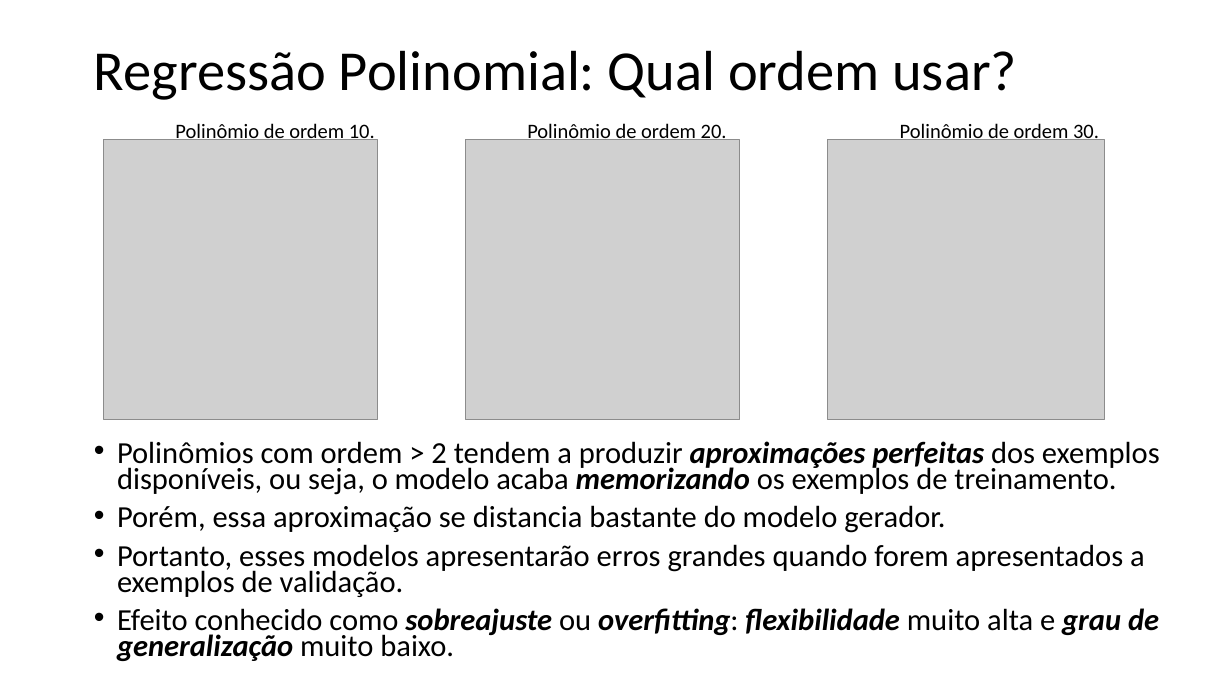
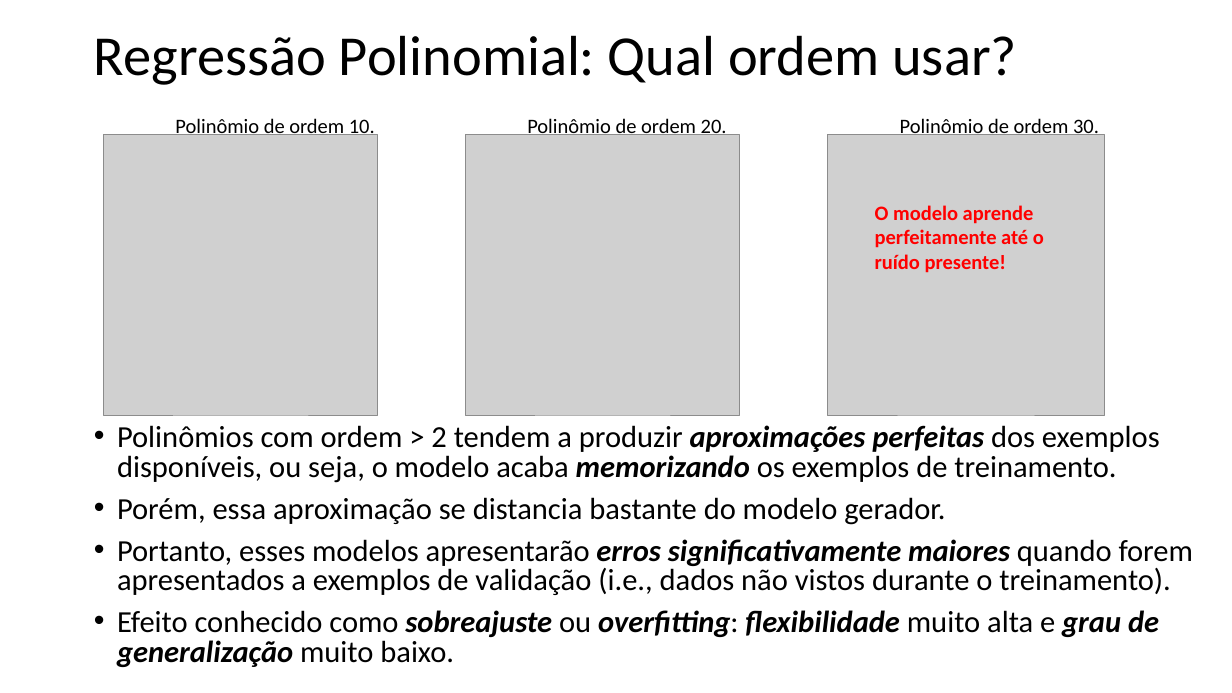
Before and after one commit to zz4fap/t319_aprendizado_de_maquina, a slide deck: slide 10 of slides/T319_Regressão_Linear (Parte IV).pptx. Drawn at 1232x693 pixels with LibreOffice and Linux fonts; fonts in the diff are those of the drawing; grey boxes stand for pictures. Boxes give left, top, right and bottom in pixels: in the first picture for what was removed or moved away, otherwise in the second. Text is boxed around its words. In the diff, an @@ line names an element or a change of style, - is before the commit and + after.

```diff
--- a/slides/T319_Regressão_Linear (Parte IV).pptx
+++ b/slides/T319_Regressão_Linear (Parte IV).pptx
@@ title "Regressão Polinomial: Qual ordem usar?": place and size @@
-title "Regressão Polinomial: Qual ordem usar?" at (94, 50, 1017, 100)
+title "Regressão Polinomial: Qual ordem usar?" at (94, 35, 1017, 85)
@@ 3 pictures, 3 texts: place and size @@
-3 pictures, 3 texts at (104, 123, 1104, 421)
+3 pictures, 3 texts at (104, 118, 1104, 416)
@@ text added at (875, 205, 1044, 273), 16 pt, text #FF0000, bold @@
+O modelo aprende perfeitamente até o ruído presente!
@@ text "Polinômios com ordem > 2 ...": place and size @@
-text "Polinômios com ordem > 2 ..." at (117, 441, 1160, 661)
+text "Polinômios com ordem > 2 ..." at (117, 425, 1194, 667)
@@ text at (117, 425, 1160, 667): line spacing 0.7 to 0.8 @@
@@ text at (117, 539, 1194, 595): text changed @@
-• Portanto, esses modelos apresentarão erros grandes quando forem apresentados a exemplos de validação.
+• Portanto, esses modelos apresentarão erros significativamente maiores quando forem apresentados a exemplos de validação (i.e., dados não vistos durante o treinamento).
```
Also in this commit, not shown: 6 other files.
